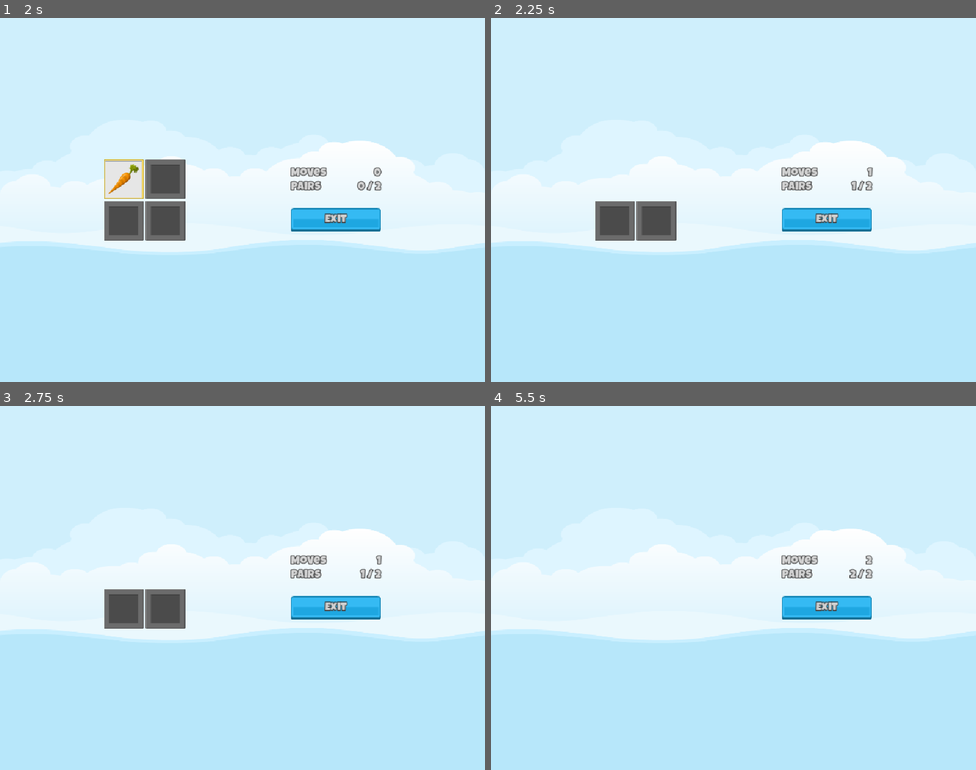
Above: before the commit, frames 1-4 (two rows, left to right).
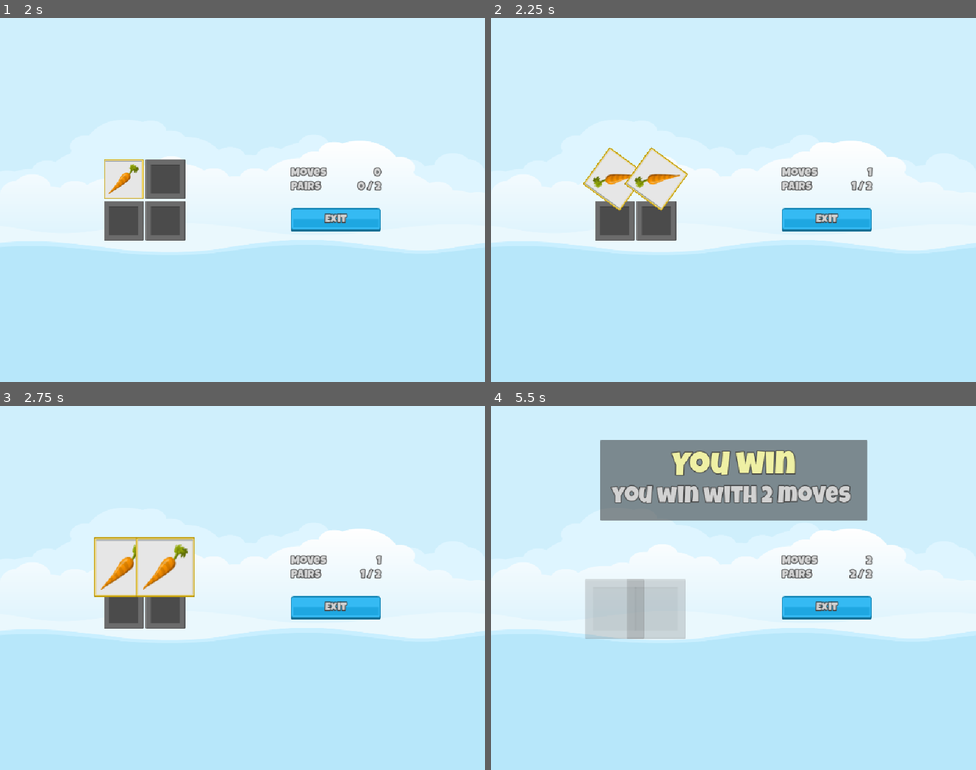
Above: after the commit, the same moments.

Repository: toxine-ts/Learning-Godot
Game: Godot game, scene res://Scenes/Master/Master.tscn
Same seed, same stepped clock (60 frames per second), same inputs: the game is played once before the commit and once after it.
Inputs (mouse positions are in pixels of both pictures, inside the frame that each line leads up to):
- Up to frame 1 (2 s): click "2x2" at 0.5 s; click (121, 178) at 1.25 s
- Up to frame 2 (2.25 s): click (655, 178) at 2.02 s
- Up to frame 3 (2.75 s): no input
- Up to frame 4 (5.5 s): click (612, 609) at 2.77 s; click (655, 609) at 3.52 s; click (612, 609) at 4.27 s

Frame 1 is identical in both runs. In frame 2, 1.2% of the frame differs, in the area x 19-41%, y 35-54%; in frame 3, 2.1%; in frame 4, 16%, in the area x 19-78%, y 9-64%.

Commit message:
update madness game

Diff:
--- a/memory-madness/Globales/SignalHub.gd
+++ b/memory-madness/Globales/SignalHub.gd
@@ -3,6 +3,7 @@
 signal on_level_selected(level_setting: LevelSettings)
 signal on_exit_level
 signal on_tile_selected(selectedTitle: MemoryTile)
+signal on_game_over(move_made: int)
 
 func on_emit_level_selected(level_setting: LevelSettings) -> void:
 	on_level_selected.emit(level_setting)
@@ -12,3 +13,6 @@
 
 func on_emit_tile_selected(tile: MemoryTile) -> void:
 	on_tile_selected.emit(tile)
+
+func on_emit_game_over(move_made: int) -> void:
+	on_game_over.emit(move_made)
--- a/memory-madness/Scenes/Game/Game.gd
+++ b/memory-madness/Scenes/Game/Game.gd
@@ -6,6 +6,7 @@
 @onready var scorer: Scorer = $Scorer
 @onready var moves_label: Label = $HB/VB/HB/MovesLabel
 @onready var pairs_label: Label = $HB/VB/HB2/PairsLabel
+@onready var game_over_ui: PanelContainer = $MarginContainer/GameOverUi
 
 func _ready() -> void:
 	SignalHub.on_level_selected.connect(on_level_selected)
--- a/memory-madness/Scenes/Game/Game.tscn
+++ b/memory-madness/Scenes/Game/Game.tscn
@@ -6,6 +6,7 @@
 [ext_resource type="Texture2D" uid="uid://dk16kfwtqa4yi" path="res://Assets/ui/blue_button00.png" id="3_1q8bt"]
 [ext_resource type="Texture2D" uid="uid://xk4h4k6palx2" path="res://Assets/ui/yellow_button00.png" id="4_gvja8"]
 [ext_resource type="Texture2D" uid="uid://ceu42wmi08uyy" path="res://Assets/ui/green_button00.png" id="5_m1o7v"]
+[ext_resource type="PackedScene" uid="uid://calhgngfctiie" path="res://Scenes/GameOverUi/GameOverUi.tscn" id="7_1q8bt"]
 
 [node name="Game" type="Control" unique_id=1663514689]
 layout_mode = 3
@@ -109,4 +110,19 @@
 
 [node name="Scorer" parent="." unique_id=1639997308 instance=ExtResource("2_1q8bt")]
 
+[node name="MarginContainer" type="MarginContainer" parent="." unique_id=704594231]
+layout_mode = 1
+anchors_preset = 5
+anchor_left = 0.5
+anchor_right = 0.5
+offset_left = -281.5
+offset_right = 281.5
+offset_bottom = 146.0
+grow_horizontal = 2
+theme_override_constants/margin_top = 72
+
+[node name="GameOverUi" parent="MarginContainer" unique_id=1391906641 instance=ExtResource("7_1q8bt")]
+visible = false
+layout_mode = 2
+
 [connection signal="pressed" from="HB/VB/ExitButton" to="." method="_on_exit_button_pressed"]
--- /dev/null
+++ b/memory-madness/Scenes/GameOverUi/GameOverUi.gd
@@ -0,0 +1,15 @@
+extends PanelContainer
+
+@onready var label_2: Label = $VBoxContainer/Label2
+
+# Called when the node enters the scene tree for the first time.
+func _ready() -> void:
+	SignalHub.on_game_over.connect(on_game_over)
+	SignalHub.on_exit_level.connect(on_exit_level)
+
+func on_exit_level() -> void:
+	hide()
+
+func on_game_over(move_made: int) -> void:
+	label_2.text = "you win with %d moves" % move_made
+	show()
--- a/memory-madness/Scenes/GameOverUi/GameOverUi.tscn
+++ b/memory-madness/Scenes/GameOverUi/GameOverUi.tscn
@@ -1,14 +1,19 @@
 [gd_scene format=3 uid="uid://calhgngfctiie"]
 
 [ext_resource type="FontFile" uid="uid://c2gt4q4ev7wj1" path="res://Assets/fonts/LuckiestGuy-Regular.ttf" id="1_j2od3"]
+[ext_resource type="Script" uid="uid://dg7pvu3j8hng5" path="res://Scenes/GameOverUi/GameOverUi.gd" id="1_mdbud"]
 [ext_resource type="LabelSettings" uid="uid://chklvjjp73lev" path="res://Resources/label48.tres" id="2_8nicn"]
 
 [sub_resource type="StyleBoxFlat" id="StyleBoxFlat_mdbud"]
-content_margin_left = 12.0
-content_margin_top = 12.0
-content_margin_right = 12.0
-content_margin_bottom = 12.0
-bg_color = Color(0.21435985, 0.21435994, 0.21435979, 1)
+content_margin_left = 24.0
+content_margin_top = 24.0
+content_margin_right = 24.0
+content_margin_bottom = 24.0
+bg_color = Color(0.21568628, 0.21568628, 0.21568628, 0.5529412)
+corner_radius_top_left = 2
+corner_radius_top_right = 2
+corner_radius_bottom_right = 2
+corner_radius_bottom_left = 2
 
 [sub_resource type="LabelSettings" id="LabelSettings_byt08"]
 font = ExtResource("1_j2od3")
@@ -21,6 +26,7 @@
 offset_right = 40.0
 offset_bottom = 50.0
 theme_override_styles/panel = SubResource("StyleBoxFlat_mdbud")
+script = ExtResource("1_mdbud")
 
 [node name="VBoxContainer" type="VBoxContainer" parent="." unique_id=1696344510]
 layout_mode = 2
--- a/memory-madness/Scenes/Master/Master.tscn
+++ b/memory-madness/Scenes/Master/Master.tscn
@@ -4,6 +4,7 @@
 [ext_resource type="Texture2D" uid="uid://dhg5hikctmh0" path="res://Assets/images/backgroundEmpty.png" id="1_h6g34"]
 [ext_resource type="PackedScene" uid="uid://c4fyfnu4l4ki7" path="res://Scenes/Main/Main.tscn" id="2_o4rt4"]
 [ext_resource type="PackedScene" uid="uid://5rq82ik7i04h" path="res://Scenes/Game/Game.tscn" id="3_7tgqy"]
+[ext_resource type="PackedScene" uid="uid://imax01utga4i" path="res://Scenes/SoundController/SoundController.tscn" id="5_qemos"]
 
 [node name="Master" type="Control" unique_id=1156989060]
 layout_mode = 3
@@ -30,3 +31,5 @@
 [node name="Game" parent="." unique_id=1663514689 instance=ExtResource("3_7tgqy")]
 visible = false
 layout_mode = 1
+
+[node name="SoundController" parent="." unique_id=705779045 instance=ExtResource("5_qemos")]
--- a/memory-madness/Scenes/MemoryTile/MemoryTile.gd
+++ b/memory-madness/Scenes/MemoryTile/MemoryTile.gd
@@ -15,8 +15,16 @@
 	image_texture.texture = image
 
 func kill_pair() -> void:
+	z_index = 10
 	disabled = true
-	modulate = Color.TRANSPARENT
+	var tween: Tween = create_tween()
+	tween.set_parallel(true)
+	tween.tween_property(self, "rotation_degrees", 720, 0.5)
+	tween.tween_property(self, "scale", Vector2(1.5,1.5), 0.5)
+	tween.set_parallel(false)
+	tween.tween_interval(0.5)
+	tween.tween_property(self, "modulate", Color.TRANSPARENT, 0.2)
+
 
 func match_other_tiles(otherTile: MemoryTile) -> bool:
 	return otherTile != self and otherTile.image_texture.texture == image_texture.texture
--- a/memory-madness/Scenes/Scorer/Scorer.gd
+++ b/memory-madness/Scenes/Scorer/Scorer.gd
@@ -31,9 +31,14 @@
 	SignalHub.on_tile_selected.connect(on_tile_selected)
 	SignalHub.on_exit_level.connect(on_game_exit_press)
 
+func check_game_over() -> void:
+	if _target_pair != _pair_made:
+		is_selection_enable = true
+	else:
+		SignalHub.on_emit_game_over(_move_made)
+
 func check_for_pair() -> void:
 	_move_made += 1
-
 	if _selected_tile[0].match_other_tiles(_selected_tile[1]):
 		_selected_tile[0].kill_pair()
 		_selected_tile[1].kill_pair()
@@ -60,7 +65,7 @@
 func _on_reveal_timer_timeout() -> void:
 	for tile in _selected_tile:
 		tile.reveal(false)
-	is_selection_enable = true
+	check_game_over()
 	_selected_tile.clear()
 
 func on_game_exit_press() -> void:
--- /dev/null
+++ b/memory-madness/Scenes/SoundController/SoundController.gd
@@ -0,0 +1,39 @@
+extends Node
+
+@export var main_menu_music: AudioStream
+@export var game_music: AudioStream
+@export var click_effect: AudioStream
+@export var tile_effect: AudioStream
+@export var game_over_effect: AudioStream
+
+@onready var effects: AudioStreamPlayer = $Effects
+@onready var music: AudioStreamPlayer = $Music
+
+
+func _ready() -> void:
+	SignalHub.on_level_selected.connect(on_level_selected)
+	SignalHub.on_exit_level.connect(on_exit_level)
+	SignalHub.on_tile_selected.connect(on_tile_selected)
+	SignalHub.on_game_over.connect(on_game_over)
+	on_exit_level()
+
+func play_music(stream: AudioStream) -> void:
+	music.stream = stream
+	music.play()
+
+func play_effect(stream: AudioStream) -> void:
+	effects.stream = stream
+	effects.play()
+
+func on_exit_level() -> void:
+	play_music(main_menu_music)
+
+func on_tile_selected(_selectedTitle: MemoryTile) -> void:
+	play_effect(tile_effect)
+
+func on_game_over(_move_made: int) -> void:
+	play_effect(game_over_effect)
+
+func on_level_selected(_level_setting: LevelSettings) -> void:
+	play_effect(game_music)
+	play_music(click_effect)
--- /dev/null
+++ b/memory-madness/Scenes/SoundController/SoundController.tscn
@@ -0,0 +1,20 @@
+[gd_scene format=3 uid="uid://imax01utga4i"]
+
+[ext_resource type="Script" uid="uid://syqsrycgpetc" path="res://Scenes/SoundController/SoundController.gd" id="1_i6akb"]
+[ext_resource type="AudioStream" uid="uid://bayodqx3jpdhp" path="res://Assets/sounds/bgm_action_3.mp3" id="2_c34ci"]
+[ext_resource type="AudioStream" uid="uid://b0c31edxda2mc" path="res://Assets/sounds/bgm_action_4.mp3" id="3_aodr5"]
+[ext_resource type="AudioStream" uid="uid://dgipa853o3aog" path="res://Assets/sounds/sfx_sounds_impact1.wav" id="4_tb68k"]
+[ext_resource type="AudioStream" uid="uid://cuufe6urwkkkb" path="res://Assets/sounds/sfx_sounds_impact7.wav" id="5_1fvd6"]
+[ext_resource type="AudioStream" uid="uid://cqtrx4t27hvvn" path="res://Assets/sounds/sfx_sounds_powerup12.wav" id="6_l656v"]
+
+[node name="SoundController" type="Node" unique_id=705779045]
+script = ExtResource("1_i6akb")
+main_menu_music = ExtResource("2_c34ci")
+game_music = ExtResource("3_aodr5")
+click_effect = ExtResource("4_tb68k")
+tile_effect = ExtResource("5_1fvd6")
+game_over_effect = ExtResource("6_l656v")
+
+[node name="Effects" type="AudioStreamPlayer" parent="." unique_id=369237975]
+
+[node name="Music" type="AudioStreamPlayer" parent="." unique_id=1738061621]
Not shown, changed: memory-madness/Assets/sounds/bgm_action_3.mp3.import
Not shown, changed: memory-madness/Assets/sounds/bgm_action_4.mp3.import
Not shown, added: memory-madness/Scenes/GameOverUi/GameOverUi.gd.uid
Not shown, added: memory-madness/Scenes/SoundController/SoundController.gd.uid
